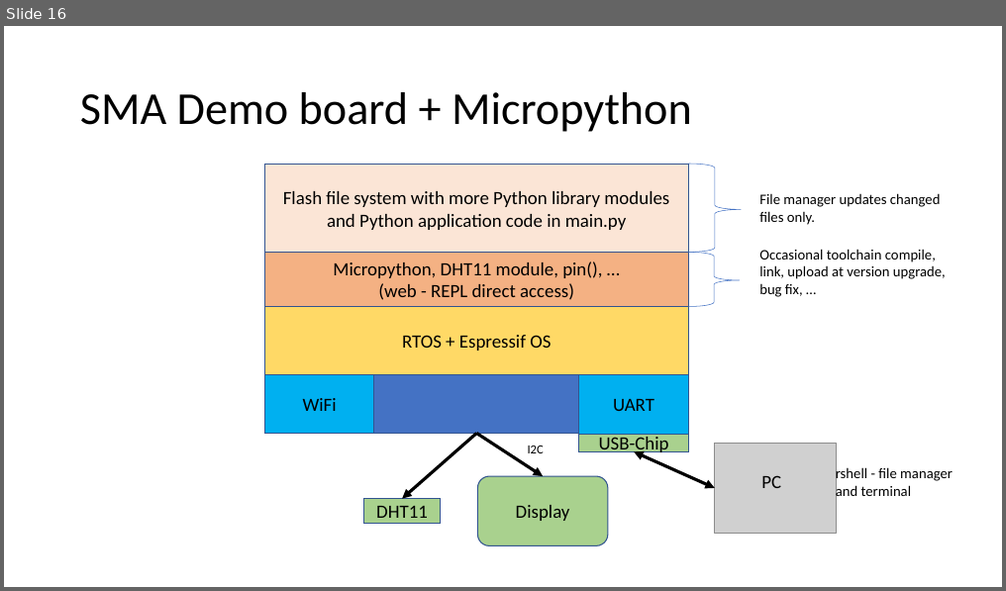
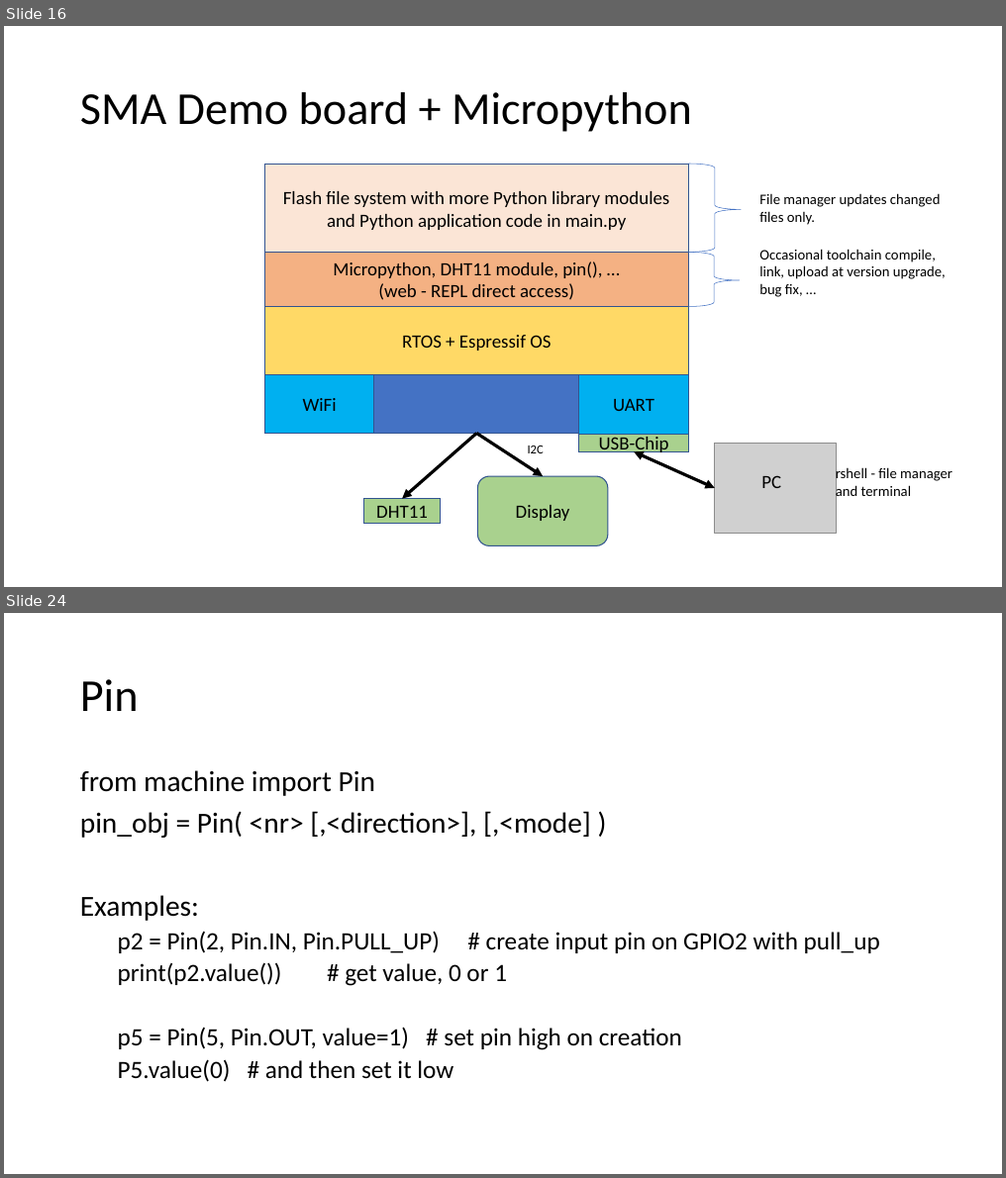
Before and after one commit to sensemakersamsterdam/micropython, a slide deck: MicroPython.pptx. Shown one above the other, each under a label of ours: slide 16 before the commit, slides 16 and 24 after it; the slides between them are not shown. The pictures are 1006x591 and 1006x1178 pixels, drawn with LibreOffice and Linux fonts; fonts in the diff are those of the drawing; grey boxes stand for pictures. Boxes give left, top, right and bottom in pixels: in the first picture for what was removed or moved away, otherwise in the second. Text is boxed around its words. In the diff, an @@ line names an element or a change of style, - is before the commit and + after.

```diff
--- a/MicroPython.pptx
+++ b/MicroPython.pptx
@@ slide 24 added at bbox=[4, 613, 1002, 1174], background #FFFFFF @@
@@ title added at bbox=[80, 679, 139, 711], 44 pt, text #000000 @@
+Pin
@@ text added at bbox=[80, 770, 880, 1082], 24 pt, text #000000 @@
+from machine import Pin
+pin_obj = Pin( <nr> [,<direction>], [,<mode] )
+Examples:
+  p2 = Pin(2, Pin.IN, Pin.PULL_UP) # create input pin on GPIO2 with pull_up
+  print(p2.value()) # get value, 0 or 1
+  p5 = Pin(5, Pin.OUT, value=1) # set pin high on creation
+  P5.value(0) # and then set it low
```
Also in this commit, not shown: 8 other slides added.
